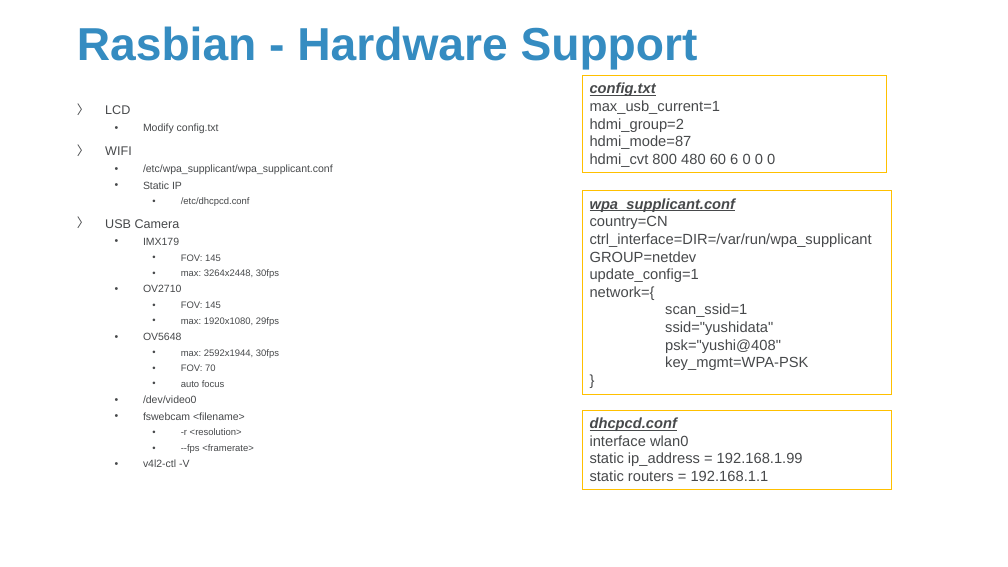
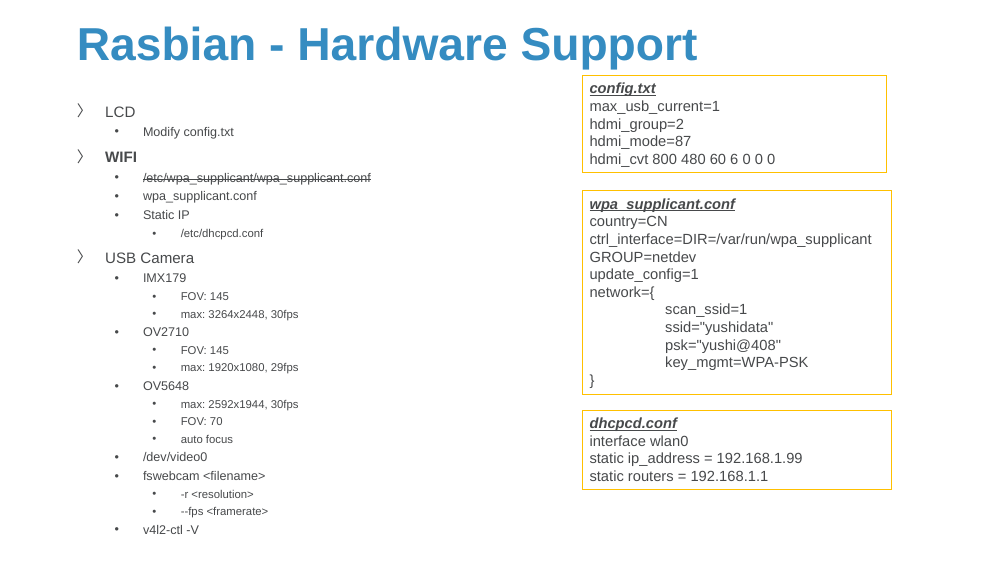
Before and after one commit to Sparks-Lu/TechNotes, a slide deck: slide 5 of Hardware/RaspberrySetup.pptx (slide 3 before the commit). Drawn at 1008x567 pixels with LibreOffice and Linux fonts; fonts in the diff are those of the drawing; background and template pictures are left out. Boxes give left, top, right and bottom in pixels: in the first picture for what was removed or moved away, otherwise in the second. Text is boxed around its words. In the diff, an @@ line names an element or a change of style, - is before the commit and + after.

```diff
--- a/Hardware/RaspberrySetup.pptx
+++ b/Hardware/RaspberrySetup.pptx
@@ text at (x1=105, y1=106, x2=371, y2=534): size 12 to 14.4 pt in "LCD", "WIFI", "USB Camera"; size 10 to 12 pt in "Modify config.txt", "/etc/wpa_supplicant/wpa_supplicant.conf", "Static IP", "IMX179" and 5 more places; bold on in "WIFI"; strikethrough on in "/etc/wpa_supplicant/wpa_supplicant.conf"; size 9 to 10.8 pt in "/etc/dhcpcd.conf", "FOV: 145", "max: 3264x2448, 30fps", "FOV: 145" and 6 more places @@
@@ text at (x1=143, y1=191, x2=257, y2=203): paragraph added @@
+  • wpa_supplicant.conf
```
Also in this commit, not shown: 1 other slide changed, 21 slides added, 22 other files.
